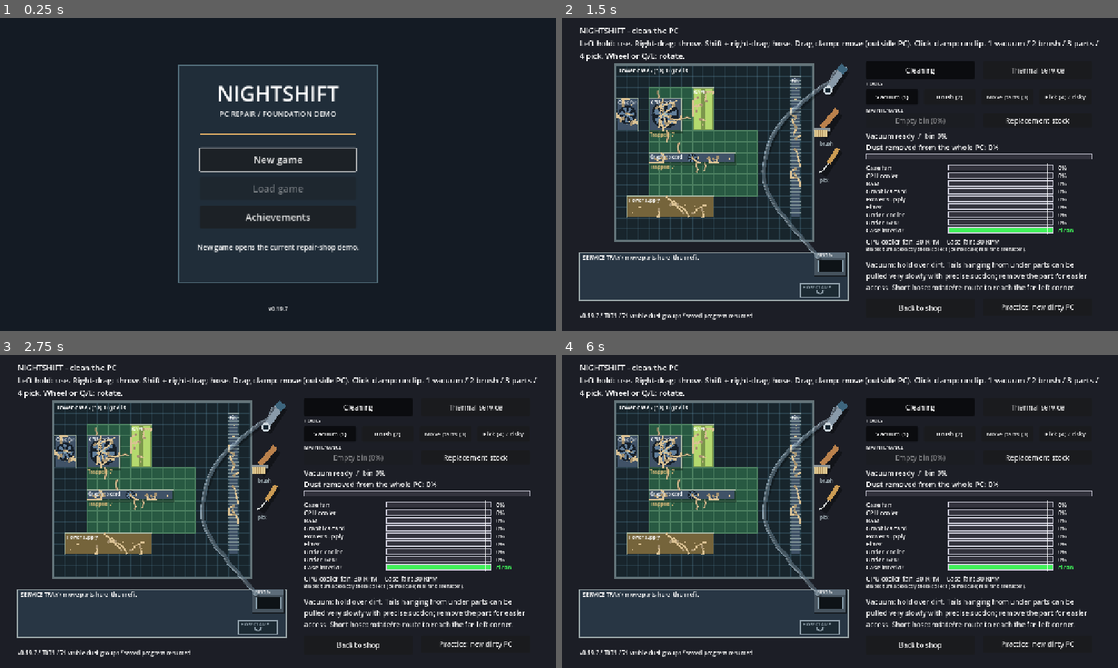
Above: before the commit, frames 1-4 (two rows, left to right).
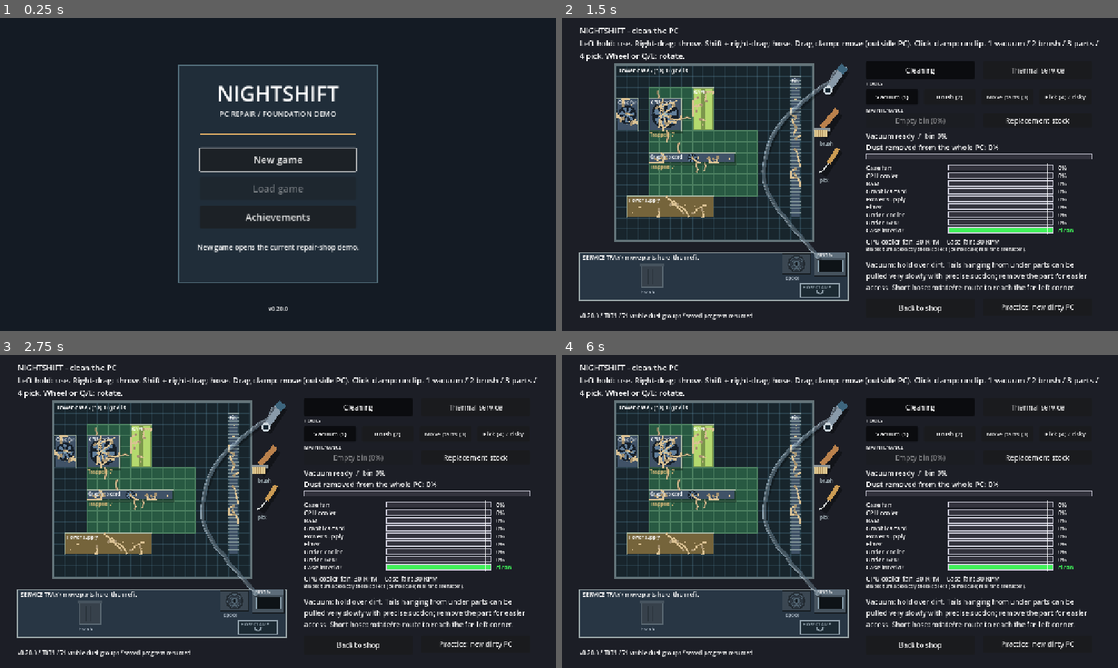
Above: after the commit, the same moments.

Repository: 123rearearcode/nighshift_real
Game: Godot game, scene res://scenes/start.tscn
Two runs of this game, one before a commit and one after it. Both use one fixed random seed, a clock stepped at 60 frames per second and the inputs below.
Inputs:
- Up to frame 1 (0.25 s): no input
- Up to frame 2 (1.5 s): click "New game" at 0.5 s; click "Open repair bench (clean + pa…" at 1.25 s
- Up to frame 3 (2.75 s): click "Cleaning" at 2 s
- Up to frame 4 (6 s): click "Thermal service" at 2.75 s; click "Mount cooler" at 3.5 s; click "Paste: thermal ($3)" at 4.25 s; click "Paste: TOOTHPASTE (scam)" at 5 s; click "Cleaning" at 5.75 s

The runs differ from the first frame. In frame 1, less than 0.1% of the frame differs, in the area x 49-52%, y 92-94%; in frame 2, 0.2%, in the area x 4-45%, y 75-96%; in frame 3, 0.2%; in frame 4, 0.2%.

Commit message:
v0.20.0: hose spool, loose items + trash can, paste-wipe fix, live parts repro test
Co-Authored-By: Claude Fable 5 <noreply@anthropic.com>
Claude-Session: https://claude.ai/code/session_01RRHyDEgCNWig31UsohEBJ7

Diff:
--- a/project.godot
+++ b/project.godot
@@ -11,7 +11,7 @@
 [application]
 
 config/name="Nightshift Foundation Trial"
-config/version="0.19.7"
+config/version="0.20.0"
 run/main_scene="res://scenes/start.tscn"
 config/features=PackedStringArray("4.7")
 
--- /dev/null
+++ b/scripts/bench/bench_items.gd
@@ -0,0 +1,69 @@
+# STATE/RULES: loose items lying on the repair bench (a coin that fell into the PC, a stray screw).
+# The player picks one up with empty hands (hand state CARRYING_ITEM, docs/HAND_STATES.md), carries it
+# and drops it; dropping it on the trash can throws it away. Items are session-local for now, like the
+# dust positions: they are not saved. Nothing spawns items in normal play yet (D76: random items such
+# as coins come later); the tests and future features call spawn(). No drawing, no input.
+extends RefCounted
+
+const Layout = preload("res://scripts/data/layout.gd")
+
+const HALF := Vector2(10.0, 10.0)     # half size of an item's pickup box
+const KINDS: Array = ["coin", "screw"]
+
+var kinds: Array = []                 # one entry per item
+var centers := PackedVector2Array()
+var angles := PackedFloat32Array()
+var carried: int = -1                 # index of the item in the hand, or -1
+
+
+func count() -> int:
+    return kinds.size()
+
+
+func spawn(kind: String, center: Vector2, angle: float = 0.0) -> int:
+    kinds.append(kind if kind in KINDS else KINDS[0])
+    centers.append(center)
+    angles.append(angle)
+    return kinds.size() - 1
+
+
+func rect(i: int) -> Rect2:
+    return Rect2(centers[i] - HALF, HALF * 2.0)
+
+
+# The item under `point`, or -1. The carried item is never "under" the cursor.
+func hit(point: Vector2) -> int:
+    for i in range(kinds.size() - 1, -1, -1):
+        if i != carried and rect(i).has_point(point):
+            return i
+    return -1
+
+
+func pick(point: Vector2) -> bool:
+    var i: int = hit(point)
+    if i < 0:
+        return false
+    carried = i
+    return true
+
+
+func move(point: Vector2) -> void:
+    if carried >= 0:
+        centers[carried] = point
+
+
+# Drop the carried item at `point`. On the trash can it is destroyed; otherwise it stays on the
+# bench (never outside `bounds`). Returns {"kind": String, "trashed": bool}, or {} if nothing held.
+func drop(point: Vector2, bounds: Rect2) -> Dictionary:
+    if carried < 0:
+        return {}
+    var kind: String = kinds[carried]
+    var trashed: bool = Layout.BENCH_TRASH.has_point(point)
+    if trashed:
+        kinds.remove_at(carried)
+        centers.remove_at(carried)
+        angles.remove_at(carried)
+    else:
+        centers[carried] = point.clamp(bounds.position + HALF, bounds.end - HALF)
+    carried = -1
+    return {"kind": kind, "trashed": trashed}
--- a/scripts/bench/hand_state.gd
+++ b/scripts/bench/hand_state.gd
@@ -11,6 +11,7 @@
 const THROWING: String = "THROWING"
 const CARRYING_HOSE: String = "CARRYING_HOSE"
 const DRAGGING_PART: String = "DRAGGING_PART"
+const CARRYING_ITEM: String = "CARRYING_ITEM"
 const DRAGGING_CLAMP: String = "DRAGGING_CLAMP"
 const MOUNTING: String = "MOUNTING"
 const PANEL_OPEN: String = "PANEL_OPEN"
@@ -18,11 +19,12 @@
 # What may be ENTERED from each state. Letting go (any state -> FREE) is always allowed and not
 # listed. A state missing from a list can only be reached through FREE first.
 const MOVES: Dictionary = {
-    FREE: [USING_TOOL, DRAGGING_PART, CARRYING_HOSE, DRAGGING_CLAMP, PANEL_OPEN, MOUNTING],
+    FREE: [USING_TOOL, DRAGGING_PART, CARRYING_ITEM, CARRYING_HOSE, DRAGGING_CLAMP, PANEL_OPEN, MOUNTING],
     USING_TOOL: [USING_TOOL, THROWING, CARRYING_HOSE, DRAGGING_CLAMP, PANEL_OPEN, MOUNTING],
     THROWING: [],
     CARRYING_HOSE: [],
     DRAGGING_PART: [],
+    CARRYING_ITEM: [],
     DRAGGING_CLAMP: [],
     MOUNTING: [],
     PANEL_OPEN: [],
@@ -36,6 +38,7 @@
     if bool(f.get("clamp_dragging", false)): return DRAGGING_CLAMP
     if bool(f.get("hose_grabbed", false)): return CARRYING_HOSE
     if bool(f.get("part_dragging", false)): return DRAGGING_PART
+    if bool(f.get("item_carried", false)): return CARRYING_ITEM
     if bool(f.get("throwing", false)): return THROWING
     if bool(f.get("equipped", false)): return USING_TOOL
     return FREE
--- a/scripts/bench/paste_sim.gd
+++ b/scripts/bench/paste_sim.gd
@@ -39,6 +39,7 @@
 var h: PackedFloat32Array = PackedFloat32Array()
 var flow: PackedFloat32Array = PackedFloat32Array()
 var total_deposited: float = 0.0
+var last_wipe_on_cpu: float = 0.0   # how much the LAST wipe call removed from the CPU itself (not the overflow beside it)
 var material: String = "thermal"    # "thermal" or "toothpaste" (see scripts/data/paste_materials.gd)
 var min_x: int = GRID
 var max_x: int = -1
@@ -106,6 +107,7 @@
     var center := Vector2(cx, cy)
     var removed: float = 0.0
     var removed_on_cpu: float = 0.0   # only this part lowers the gauge: paste beside the CPU never counted
+    last_wipe_on_cpu = 0.0
     for y in range(y0, y1 + 1):
         for x in range(x0, x1 + 1):
             var i: int = y * GRID + x
@@ -128,6 +130,7 @@
                 removed_on_cpu += v - nv
             h[i] = nv
     total_deposited = maxf(0.0, total_deposited - removed_on_cpu)
+    last_wipe_on_cpu = removed_on_cpu
     return removed
 
 
--- a/scripts/bench/tool_rig.gd
+++ b/scripts/bench/tool_rig.gd
@@ -178,6 +178,13 @@
     hose_grab = -1
 
 
+# The spool beside the bin: clicking it rewinds the hose. Any clamped point is unclipped and the hose
+# re-lays itself neatly from the bin to wherever the nozzle is now (tangles around pieces are undone).
+func rewind_hose() -> void:
+    unclamp_hose()
+    hose.reset(DustBin.hose_anchor(), hose_end())
+
+
 func unclamp_hose() -> void:
     hose_clamp = -1
 
--- a/scripts/data/audio_cues.gd
+++ b/scripts/data/audio_cues.gd
@@ -19,6 +19,8 @@
     "bin.full":{"bus":"Tools","loop":false,"cooldown_ms":500},
     "bin.empty":{"bus":"Handling","loop":false,"cooldown_ms":100},
     "hose.grab":{"bus":"Handling","loop":false,"cooldown_ms":60},
+    "hose.rewind":{"bus":"Handling","loop":false,"cooldown_ms":120},
+    "item.trash":{"bus":"Handling","loop":false,"cooldown_ms":80},
     "clamp.slide":{"bus":"Handling","loop":true,"cooldown_ms":0},
     "hose.drag":{"bus":"Handling","loop":true,"cooldown_ms":0},
     "clamp.lock":{"bus":"Handling","loop":false,"cooldown_ms":80},
--- a/scripts/data/layout.gd
+++ b/scripts/data/layout.gd
@@ -15,6 +15,8 @@
 const BENCH_TRAY := Rect2(40, 540, 620, 110)       # where removed parts lie
 const BENCH_BIN := Rect2(582, 540, 72, 52)         # the vacuum's dust bin (also anchors the hose)
 const BENCH_CLAMP := Rect2(550, 612, 88, 30)       # the hose clamp
+const BENCH_SPOOL := Rect2(508, 544, 64, 44)       # the hose spool beside the bin: click it to rewind the hose
+const BENCH_TRASH := Rect2(180, 560, 56, 60)       # the trash can on the tray: drop a carried loose item on it to bin it
 const BENCH_CLAMP_POINT := Vector2(594, 627)
 const BENCH_SOCKET_ORIGIN := Vector2(120, 150)     # top-left of the CPU paste grid
 const BENCH_SOCKET_CELL: int = 8                   # px per paste cell
--- a/scripts/view/bench_view.gd
+++ b/scripts/view/bench_view.gd
@@ -18,6 +18,7 @@
 const PasteSim = preload("res://scripts/bench/paste_sim.gd")
 const PasteMaterials = preload("res://scripts/data/paste_materials.gd")
 const HandState = preload("res://scripts/bench/hand_state.gd")
+const BenchItems = preload("res://scripts/bench/bench_items.gd")
 const ServiceAccess = preload("res://scripts/bench/service_access.gd")
 const PCLayout = preload("res://scripts/data/pc_layout.gd")
 const PCRenderer = preload("res://scripts/view/pc_renderer.gd")
@@ -78,6 +79,7 @@
 var dust: DustSim = DustSim.new()
 var bin := DustBin.new()               # the vacuum's dust bin: fills while vacuuming, click it to empty
 var motes := DustMotes.new()           # floating dust, cosmetic only
+var items := BenchItems.new()          # loose items on the bench (a dropped coin, a stray screw); not saved
 const TURN_DRAG_PIXELS: float = 26.0   # sideways middle-button drag needed per 15 degree turn
 var turning_with_mouse: bool = false
 var turn_travel: float = 0.0
@@ -524,6 +526,7 @@
         "clamp_dragging": tools.clamp_dragging,
         "hose_grabbed": tools.hose_grab >= 0,
         "part_dragging": access.dragging != "",
+        "item_carried": items.carried >= 0,
         "throwing": tools.carrying,
         "equipped": tools.equipped,
     })
@@ -630,6 +633,28 @@
                 _sound("cooler.lever")
                 _finish_mount()
                 return
+            # Loose items: empty hands pick one up; releasing drops it (on the trash can it is binned).
+            if stage == STAGE_CLEAN and not mb.pressed and items.carried >= 0:
+                var dropped: Dictionary = items.drop(mb.position, ToolRig.TABLE)
+                if bool(dropped.get("trashed", false)):
+                    _sound("item.trash",{"kind":dropped.get("kind","")})
+                    _set_status("Threw the %s away." % str(dropped.get("kind","item")), 0)
+                else:
+                    _sound("handling.putdown",{"kind":dropped.get("kind",""),"item":"loose"})
+                holding = false
+                return
+            if mb.pressed and stage == STAGE_CLEAN and _may_enter(HandState.CARRYING_ITEM) and items.pick(mb.position):
+                _sound("handling.pickup",{"kind":items.kinds[items.carried],"item":"loose"})
+                holding = false
+                return
+            # The spool beside the bin: a click rewinds the hose (empty hands or a held tool both work).
+            if mb.pressed and stage == STAGE_CLEAN and Layout.BENCH_SPOOL.has_point(mb.position) \
+                    and hand_state() in [HandState.FREE, HandState.USING_TOOL]:
+                tools.rewind_hose()
+                _sound("hose.rewind")
+                _set_status("Rewound the hose onto its spool: it lies neatly from the bin again.", 0)
+                holding = false
+                return
             # In explicit parts mode, tools lying on a component must not steal its click.
             if stage == STAGE_CLEAN and active_tool == 2:
                 if mb.pressed: _begin_part_drag(mb.position)
@@ -696,6 +721,7 @@
     last_mouse = mouse
     vfx_time += delta
 
+    if items.carried >= 0: items.move(mouse)
     var old_clamp: Vector2 = tools.clamp_position
     tools.step(delta,mouse,holding and _work_rect().has_point(mouse) and not replacement_panel.visible)
     _audio_loop("clamp.slide",tools.clamp_dragging and tools.clamp_position.distance_to(old_clamp)>0.1,{"speed":tools.clamp_position.distance_to(old_clamp)/maxf(delta,0.0001)})
@@ -880,11 +906,14 @@
         _audio_loop("cloth.wipe",_work_rect().has_point(mouse),{"speed":tools.speed.length(),"removed":removed})
         if removed > 0.0:
             paste_dirty = true
-            if not mount_result.is_empty() or str(GameState.job["paste_grade"]) != "":
+            # Tidying the paste that squeezed out BESIDE the CPU never costs the result; only wiping
+            # the CPU itself does (0.20.0 fix: the user cleaned the overflow after pulling the lever
+            # and lost the grade, so Complete repaste went dark).
+            if paste.last_wipe_on_cpu > 0.0 and (not mount_result.is_empty() or str(GameState.job["paste_grade"]) != ""):
                 mount_result = {}
                 live_stats = {"coverage": 0.0, "overflow": 0.0}
                 GameState.clear_paste()
-                _set_status("Grade cleared because the paste is being wiped off. Keep wiping, or squeeze fresh paste once the CPU is clean.", 0)
+                _set_status("Grade cleared because the paste on the CPU is being wiped off. Keep wiping, or squeeze fresh paste once the CPU is clean.", 0)
     elif holding and tools.equipped and not tools.carrying and mount_result.is_empty():
         var cell: Vector2 = (mouse - PASTE_ORIGIN) / float(PASTE_CELL)
         if cell.x >= 0.0 and cell.y >= 0.0 and cell.x < PasteSim.GRID and cell.y < PasteSim.GRID:
@@ -963,6 +992,9 @@
         _text(Vector2(PANEL_X,216),"MAINTENANCE",12)
         _draw_dust()
         CleaningRenderer.draw_bin(self, bin, DustBin.RECT.has_point(get_global_mouse_position()))
+        CleaningRenderer.draw_spool(self, Layout.BENCH_SPOOL.has_point(get_global_mouse_position()))
+        CleaningRenderer.draw_trash(self, items.carried >= 0 and Layout.BENCH_TRASH.has_point(get_global_mouse_position()))
+        CleaningRenderer.draw_items(self, items)
         CleaningRenderer.draw_motes(self, motes)
         _draw_clean_panel()
         _draw_clean_cursor()
--- a/scripts/view/cleaning_renderer.gd
+++ b/scripts/view/cleaning_renderer.gd
@@ -4,6 +4,7 @@
 
 const DustSim = preload("res://scripts/bench/dust_sim.gd")
 const DustZones = preload("res://scripts/data/dust_zones.gd")
+const Layout = preload("res://scripts/data/layout.gd")
 const UiStyle = preload("res://scripts/view/ui_style.gd")
 const DustBin = preload("res://scripts/bench/dust_bin.gd")
 const DustMotes = preload("res://scripts/bench/dust_motes.gd")
@@ -58,6 +59,57 @@
 
 
 # Floating dust: faint specks that fade in and out as they drift.
+# The hose spool beside the bin. Clicking it rewinds the hose; it glows a little under the cursor.
+static func draw_spool(canvas: CanvasItem, hovered: bool) -> void:
+    var rect: Rect2 = Layout.BENCH_SPOOL
+    canvas.draw_rect(rect.grow(2), Color("171d22"))
+    canvas.draw_rect(rect, Color("3b4752"))
+    var center: Vector2 = rect.get_center()
+    var radius: float = minf(rect.size.x, rect.size.y) * 0.38
+    canvas.draw_circle(center, radius + 3.0, Color("222a31"))
+    canvas.draw_circle(center, radius, Color(0.72, 0.84, 0.92, 0.55) if hovered else Color(0.52, 0.64, 0.72, 0.45))
+    for k in range(3):
+        canvas.draw_arc(center, radius - 2.0 - float(k) * 3.0, 0.0, TAU, 20, Color("2c3640"), 2.0)
+    canvas.draw_circle(center, 4.0, Color("171d22"))
+    UiStyle.label(canvas, Vector2(rect.position.x + 6, rect.end.y + 14), "spool", 12, Color(0.7, 0.75, 0.8))
+
+
+# The trash can. It opens its lid while a carried item hovers over it.
+static func draw_trash(canvas: CanvasItem, ready_to_eat: bool) -> void:
+    var rect: Rect2 = Layout.BENCH_TRASH
+    var body := Rect2(rect.position + Vector2(4, 12), rect.size - Vector2(8, 12))
+    canvas.draw_rect(body, Color("37414b"))
+    canvas.draw_rect(body, Color("5a6872"), false, 2.0)
+    for k in range(3):
+        var x: float = body.position.x + body.size.x * (0.3 + 0.2 * float(k))
+        canvas.draw_line(Vector2(x, body.position.y + 6), Vector2(x, body.end.y - 6), Color("2a333b"), 2.0)
+    var lid := Rect2(rect.position + Vector2(0, 4), Vector2(rect.size.x, 8))
+    if ready_to_eat:
+        canvas.draw_set_transform(lid.position + Vector2(2, 8), -0.5)
+        canvas.draw_rect(Rect2(Vector2.ZERO, lid.size), Color("72d9ad"))
+        canvas.draw_set_transform(Vector2.ZERO, 0.0)
+    else:
+        canvas.draw_rect(lid, Color("46535e"))
+    UiStyle.label(canvas, Vector2(rect.position.x + 2, rect.end.y + 14), "trash", 12, Color(0.7, 0.75, 0.8))
+
+
+# Loose items on the bench (scripts/bench/bench_items.gd). The carried one rides the cursor, lifted.
+static func draw_items(canvas: CanvasItem, items: RefCounted) -> void:
+    for i in range(items.count()):
+        var at: Vector2 = items.centers[i]
+        var held: bool = i == items.carried
+        if held:
+            canvas.draw_circle(at + Vector2(4, 7), 9.0, Color(0, 0, 0, 0.3))
+            at -= Vector2(0, 6)
+        if items.kinds[i] == "coin":
+            canvas.draw_circle(at, 8.0, Color("8a6d1a"))
+            canvas.draw_circle(at, 6.5, Color("d9b13b"))
+            canvas.draw_arc(at, 4.0, 0.0, TAU, 14, Color("8a6d1a"), 1.5)
+        else:
+            canvas.draw_rect(Rect2(at - Vector2(3, 8), Vector2(6, 16)), Color("9aa4ad"))
+            canvas.draw_rect(Rect2(at - Vector2(7, 10), Vector2(14, 5)), Color("7f8a93"))
+
+
 static func draw_motes(canvas: CanvasItem, motes: DustMotes) -> void:
     for i in range(motes.count()):
         var fade: float = sin(PI * clampf(motes.age[i] / motes.life[i], 0.0, 1.0))
--- a/tools/playtest_bench.gd
+++ b/tools/playtest_bench.gd
@@ -350,6 +350,16 @@
     state_row("lift the cooler" + ("" if part else " (MISSED)"), "DRAGGING_PART")
     view.access.finish(view.access.drag_rect.get_center())
     state_row("set the cooler down", "FREE")
+    var coin: int = view.items.spawn("coin", view.scripted_pointer)
+    view.items.pick(view.scripted_pointer)
+    state_row("pick up a loose coin", "CARRYING_ITEM")
+    view.items.drop(view.scripted_pointer + Vector2(30, 0), ToolRig.TABLE)
+    state_row("drop the coin", "FREE")
+    coin = view.items.hit(view.scripted_pointer + Vector2(30, 0))
+    if coin >= 0:
+        view.items.kinds.remove_at(coin)
+        view.items.centers.remove_at(coin)
+        view.items.angles.remove_at(coin)
     view._open_replacements()
     state_row("open the stock panel", "PANEL_OPEN")
     view.replacement_panel.hide()
--- a/tools/test_regressions.gd
+++ b/tools/test_regressions.gd
@@ -27,6 +27,8 @@
 const MountSession = preload("res://scripts/bench/mount_session.gd")
 const HandState = preload("res://scripts/bench/hand_state.gd")
 const Ids = preload("res://scripts/data/ids.gd")
+const BenchItems = preload("res://scripts/bench/bench_items.gd")
+const LayoutData = preload("res://scripts/data/layout.gd")
 
 func _initialize() -> void:
     call_deferred("run_checks")
@@ -198,6 +200,7 @@
     test_piece_physics(gs)
     test_hose_handling()
     test_hand_machine(gs)
+    test_bench_0_20(gs)
     test_bench_clicks(gs)
     test_hose_housing_and_clamp(gs)
     test_repaste_and_toothpaste(gs)
@@ -1233,3 +1236,113 @@
     check(bench.tools.equipped and bench.tools.selected == Ids.BRUSH, "with free hands the same switch works")
     bench.scripted_pointer = null
     bench.queue_free()
+
+
+# 0.20.0: the user's bug reports and the new bench furniture.
+func test_bench_0_20(gs: Node) -> void:
+    gs.new_game()
+    var bench: Node = load("res://scenes/bench.tscn").instantiate()
+    root.add_child(bench)
+    bench.set_physics_process(false)
+    # LIVE repro of "cannot remove components": keyboard 3, real clicks, physics stepped like play.
+    var key3 := InputEventKey.new()
+    key3.keycode = KEY_3
+    key3.pressed = true
+    bench._input(key3)
+    check(bench.active_tool == 2 and bench.hand_state() == "FREE", "key 3 enters Move parts with free hands")
+    var cooler_home: Vector2 = bench.access.homes[Ids.COOLER].get_center()
+    bench.scripted_pointer = cooler_home
+    for frame in range(10): bench._physics_process(1.0/60.0)
+    click(bench, MOUSE_BUTTON_LEFT, true, cooler_home)
+    check(bench.access.dragging == Ids.COOLER, "left press in Move parts lifts the cooler")
+    var tray_spot: Vector2 = Access.TRAY.get_center() + Vector2(120, 0)
+    for frame in range(30):
+        bench.scripted_pointer = cooler_home.lerp(tray_spot, float(frame) / 29.0)
+        bench._physics_process(1.0/60.0)
+    click(bench, MOUSE_BUTTON_LEFT, false, tray_spot)
+    check(Ids.COOLER in bench.access.removed_ids(), "releasing on the tray removes the cooler")
+    check(Ids.COOLER in gs.job["removed_parts"], "the removal reaches the save state")
+    for frame in range(5): bench._physics_process(1.0/60.0)
+    click(bench, MOUSE_BUTTON_LEFT, true, bench.access.current_rect(Ids.COOLER).get_center())
+    check(bench.access.dragging == Ids.COOLER, "the removed cooler can be lifted from the tray")
+    var home_spot: Vector2 = bench.access.homes[Ids.COOLER].get_center()
+    for frame in range(30):
+        bench.scripted_pointer = tray_spot.lerp(home_spot, float(frame) / 29.0)
+        bench._physics_process(1.0/60.0)
+    click(bench, MOUSE_BUTTON_LEFT, false, home_spot)
+    check(not Ids.COOLER in bench.access.removed_ids(), "releasing on the mount refits the cooler")
+    # Wiping the squeezed-out paste beside the CPU must not cost the mounted result.
+    bench._select_stage(1)
+    var cpu_center: Vector2 = bench.PASTE_ORIGIN + Vector2(25.5, 25.5) * float(bench.PASTE_CELL)
+    bench.scripted_pointer = cpu_center
+    for frame in range(20): bench._physics_process(1.0/60.0)
+    bench.holding = true
+    for frame in range(130): bench._physics_process(1.0/60.0)
+    bench.holding = false
+    bench._on_mount_pressed()
+    bench.scripted_pressing = true
+    for frame in range(170): bench._physics_process(1.0/60.0)
+    bench.scripted_pressing = null
+    click(bench, MOUSE_BUTTON_LEFT, true, bench.SECURE_LEVER.get_center())
+    var grade: String = str(bench.mount_result.get("grade", ""))
+    check(grade in ["PERFECT", "GOOD ENOUGH"], "the lever secures a good mount (got %s)" % grade)
+    bench.wipe_button.button_pressed = true
+    bench._on_wipe_toggled()
+    check(bench.wiping and bench.tools.selected == Ids.CLOTH, "after the lever the cloth can be taken")
+    var outside: Vector2 = bench.PASTE_ORIGIN + Vector2(3.0, 25.0) * float(bench.PASTE_CELL)   # left of the CPU square
+    bench.scripted_pointer = outside
+    bench.holding = true
+    for frame in range(40): bench._physics_process(1.0/60.0)
+    bench.holding = false
+    check(not bench.mount_result.is_empty() and gs.can_complete_repaste(), "tidying the squeezed-out paste keeps the result and Complete repaste")
+    bench.scripted_pointer = cpu_center
+    bench.holding = true
+    for frame in range(40): bench._physics_process(1.0/60.0)
+    bench.holding = false
+    check(bench.mount_result.is_empty() and not gs.can_complete_repaste(), "wiping the CPU itself still clears the result")
+    # The spool rewinds a tangled hose.
+    bench._select_stage(0)
+    bench._select_tool(0)
+    var corner := Vector2(90, 150)
+    bench.scripted_pointer = corner
+    for frame in range(240): bench._physics_process(1.0/60.0)
+    var before: float = bench.tools.hose.worst_link_error()
+    click(bench, MOUSE_BUTTON_LEFT, true, LayoutData.BENCH_SPOOL.get_center())
+    check(bench.tools.hose.worst_link_error() < maxf(before, 0.5) + 0.001, "clicking the spool re-lays the hose (link error %.2f -> %.2f)" % [before, bench.tools.hose.worst_link_error()])
+    check(bench.tools.hose_clamp == -1, "rewinding unclips the hose from the clamp")
+    click(bench, MOUSE_BUTTON_LEFT, false, LayoutData.BENCH_SPOOL.get_center())
+    # Loose items: pick up with empty hands, not past the machine, and the trash can eats them.
+    bench._select_tool(2)
+    var spot := Vector2(400, 300)
+    var item: int = bench.items.spawn("coin", spot)
+    check(item == 0 and bench.items.count() == 1, "a coin can be spawned for the tests")
+    click(bench, MOUSE_BUTTON_LEFT, true, spot)
+    check(bench.items.carried == 0 and bench.hand_state() == "CARRYING_ITEM", "empty hands pick the coin up (CARRYING_ITEM)")
+    var over_trash: Vector2 = LayoutData.BENCH_TRASH.get_center()
+    bench.scripted_pointer = over_trash
+    for frame in range(10): bench._physics_process(1.0/60.0)
+    check(bench.items.centers[0].distance_to(over_trash) < 1.0, "the carried coin rides the cursor")
+    click(bench, MOUSE_BUTTON_LEFT, false, over_trash)
+    check(bench.items.count() == 0 and bench.items.carried == -1 and bench.hand_state() == "FREE", "dropping it on the trash can bins it")
+    bench.items.spawn("screw", spot)
+    bench._select_tool(0)
+    click(bench, MOUSE_BUTTON_LEFT, true, spot)
+    check(bench.items.carried == -1 and bench.holding, "with a tool in hand, a click uses the tool, not the screw")
+    click(bench, MOUSE_BUTTON_LEFT, false, spot)
+    bench._select_tool(2)
+    click(bench, MOUSE_BUTTON_LEFT, true, spot)
+    check(bench.items.carried == 0, "in Move parts mode free hands still pick the screw up")
+    click(bench, MOUSE_BUTTON_LEFT, false, Vector2(420, 320))
+    check(bench.items.count() == 1 and bench.items.carried == -1, "dropping it elsewhere keeps it on the bench")
+    check(HandState.allowed(HandState.FREE, HandState.CARRYING_ITEM) and not HandState.allowed(HandState.USING_TOOL, HandState.CARRYING_ITEM), "the machine allows item pickup only with free hands")
+    bench.scripted_pointer = null
+    bench.queue_free()
+    # The menu screen shows the version.
+    var start: Node = load("res://scenes/start.tscn").instantiate()
+    root.add_child(start)
+    var found: bool = false
+    for child in start.get_children():
+        if child is Label and str((child as Label).text) == "v" + gs.game_version():
+            found = true
+    check(found, "the menu screen shows v%s" % gs.game_version())
+    start.queue_free()
Not shown, changed: CHANGELOG.md
Not shown, changed: DEVELOPMENT.md
Not shown, changed: HANDOFF.md
Not shown, changed: docs/DECISIONS.md
Not shown, changed: docs/HAND_STATES.md
